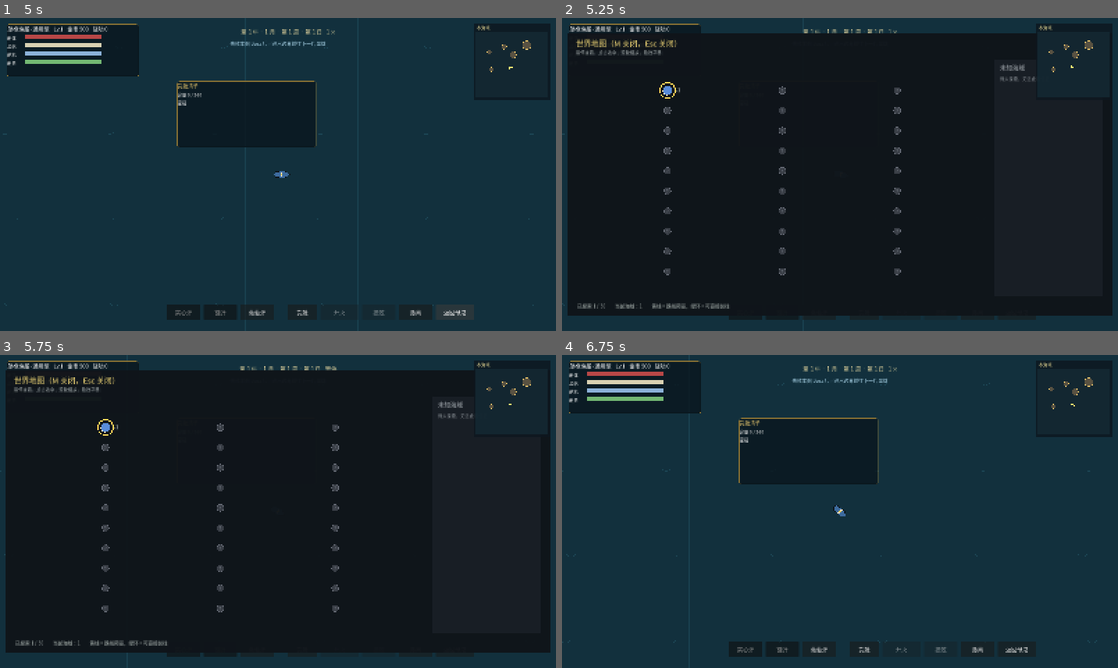
Above: before the commit, frames 1-4 (two rows, left to right).
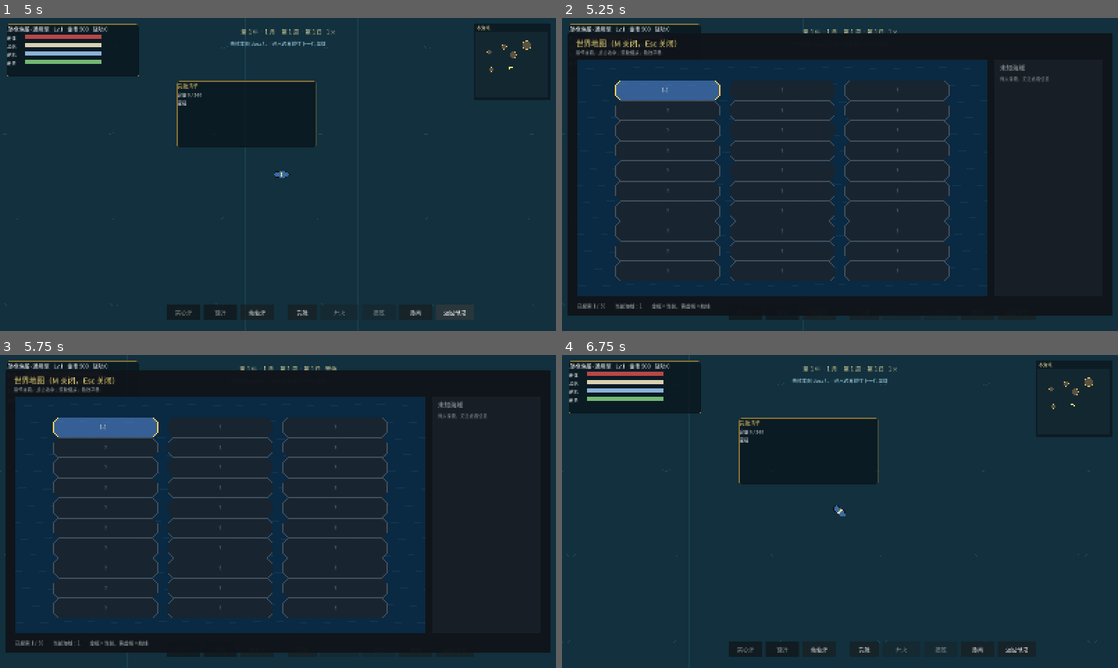
Above: after the commit, the same moments.

Repository: lucifermbbgh/OceanHero
Game: Godot game, scene res://scenes/sea/sea_scene.tscn
Two runs of this game, one before a commit and one after it. Both use one fixed random seed, a clock stepped at 60 frames per second and the inputs below. This scene is started directly instead of the project's main scene.
Inputs (mouse positions are in pixels of both pictures, inside the frame that each line leads up to):
- Up to frame 1 (5 s): click "实心弹" at 0.5 s; click "链弹" at 1.25 s; click "葡萄弹" at 2 s; click "货舱" at 2.75 s; click "撤离" at 3.5 s; click "返回母港" at 4.25 s
- Up to frame 2 (5.25 s): tap Enter at 5 s; move the mouse to (962, 158) at 5.02 s; hold D (steer_right) from 5.03 s (still down); tap M at 5.1 s; click (962, 158) at 5.17 s
- Up to frame 3 (5.75 s): keep holding D (steer_right); tap Space at 5.27 s; tap E at 5.3 s
- Up to frame 4 (6.75 s): release D (steer_right) at 5.75 s; tap Space at 5.75 s; drag from (840, 511) to (812, 574) at 5.77 s; tap Enter at 6.5 s; move the mouse to (895, 442) at 6.52 s; hold D (steer_right) from 6.53 s (still down); tap M at 6.6 s; click (895, 442) at 6.67 s

Frame 1 is identical in both runs. In frame 2, 25% of the frame differs, in the area x 2-99%, y 1-93%; in frame 3, 25%; in frame 4, nothing differs.

Commit message:
feat(1.6.1): 矢量世界地图（多边形海域 + 波纹背景 + 虚线航线）
- 海域从圆点改为切角矩形多边形，按势力填充
- 深蓝海底纹与波浪线，参考 5_regions 参考图
- 多边形命中、当前金框、选中青边
- 打开世界地图时隐藏小地图
- 版本号 1.6.1；单元 66 + 集成 1060 全绿

Diff:
--- a/project.godot
+++ b/project.godot
@@ -15,7 +15,7 @@
 run/main_scene="res://scenes/main.tscn"
 config/features=PackedStringArray("4.7", "GL Compatibility")
 config/icon="res://icon.svg"
-config/version="1.6.0"
+config/version="1.6.1"
 [autoload]
 
 EventBus="*res://scripts/core/event_bus.gd"
--- a/scripts/sea/sea_scene.gd
+++ b/scripts/sea/sea_scene.gd
@@ -1595,6 +1595,8 @@
 	if event is InputEventKey and event.pressed and not event.echo:
 		if event.keycode == KEY_ESCAPE and world_map != null and world_map.visible:
 			world_map.visible = false
+			if mini_map != null:
+				mini_map.visible = true
 			return
 		if event.keycode == KEY_ESCAPE and port_panel != null and port_panel.visible:
 			port_panel.visible = false
@@ -1603,6 +1605,9 @@
 			if world_map != null:
 				world_map.visible = not world_map.visible
 				world_map.refresh()
+				# 世界地图打开时隐藏小地图，避免遮挡右侧详情
+				if mini_map != null:
+					mini_map.visible = not world_map.visible
 			return
 		if event.keycode == KEY_E:
 			if port_panel != null and port_panel.visible:
--- a/scripts/ui/world_map.gd
+++ b/scripts/ui/world_map.gd
@@ -1,9 +1,8 @@
 extends Control
-## 1.5.5 世界地图（只读 + 交互增强）：悬停/选中/详情/缩放/拖拽/路线预览。
+## 1.6.1 世界地图（矢量区域版）：多边形海域 + 迷雾 + 悬停/选中/航线
 
 const MAP_RECT := Rect2(28, 76, 1180, 680)
 const INFO_RECT := Rect2(1228, 76, 312, 680)
-const NODE_R := 13.0
 
 var _nodes := 0
 var _hover := -1
@@ -13,7 +12,6 @@
 var _offset := Vector2.ZERO
 var _dragging := false
 var _drag_moved := false
-var _drag_from := Vector2.ZERO
 
 func _ready() -> void:
 	size = Vector2(1568, 812)
@@ -61,36 +59,45 @@
 			if event.pressed:
 				_dragging = true
 				_drag_moved = false
-				_drag_from = event.position
 			else:
 				_dragging = false
 				if not _drag_moved:
-					var h2 := _hit(event.position)
-					select_map(h2)
+					select_map(_hit(event.position))
 
 func _clamp_offset() -> void:
 	_offset.x = clampf(_offset.x, -MAP_RECT.size.x * 0.35, MAP_RECT.size.x * 0.35)
 	_offset.y = clampf(_offset.y, -MAP_RECT.size.y * 0.35, MAP_RECT.size.y * 0.35)
 
 func _hit(p: Vector2) -> int:
-	var best := -1
-	var best_d := NODE_R * 1.6
 	for i in range(1, 31):
-		var m: Resource = DataRegistry.get_map(i)
-		if m == null:
-			continue
-		var d := p.distance_to(_pos(m.world_pos))
-		if d < best_d:
-			best_d = d
-			best = i
-	return best
+		if Geometry2D.is_point_in_polygon(p, _cell_poly(i)):
+			return i
+	return -1
+
+## 以 world_pos 为中心生成「切角矩形」海域多边形（地图局部坐标）
+func _cell_poly(idx: int) -> PackedVector2Array:
+	var md: Resource = DataRegistry.get_map(idx)
+	if md == null:
+		return PackedVector2Array()
+	var c := _pos(md.world_pos)
+	var w := 300.0 * _zoom
+	var h := 56.0 * _zoom
+	var bx := w * 0.5
+	var by := h * 0.5
+	var cut := minf(18.0 * _zoom, minf(bx, by) * 0.5)
+	var pts := PackedVector2Array([
+		c + Vector2(-bx + cut, -by), c + Vector2(bx - cut, -by),
+		c + Vector2(bx, -by + cut), c + Vector2(bx, by - cut),
+		c + Vector2(bx - cut, by), c + Vector2(-bx + cut, by),
+		c + Vector2(-bx, by - cut), c + Vector2(-bx, -by + cut),
+	])
+	return pts
 
 func _compute_route(from_i: int, to_i: int) -> Array:
 	if from_i <= 0 or to_i <= 0 or from_i == to_i:
 		return []
 	if not GameState.is_map_explored(to_i):
 		return []
-	# 仅已探索且已解锁的节点参与寻路
 	var dist := {}
 	var prev := {}
 	var open: Array = [from_i]
@@ -137,63 +144,58 @@
 	draw_rect(INFO_RECT, Color(0.10, 0.12, 0.15, 0.9))
 	draw_rect(INFO_RECT, Color(0.35, 0.40, 0.45), false, 1.0)
 
-	# 连线
+	# 海域底色与波纹
+	draw_rect(MAP_RECT, Color(0.04, 0.16, 0.26))
+	for wv in range(14):
+		var y0 := MAP_RECT.position.y + 24.0 + float(wv) * 48.0
+		var pts := PackedVector2Array()
+		for sx in range(0, 40):
+			var x := MAP_RECT.position.x + float(sx) * (MAP_RECT.size.x / 39.0)
+			pts.append(Vector2(x, y0 + sin(float(sx) * 0.7 + float(wv)) * 3.0))
+		draw_polyline(pts, Color(0.12, 0.35, 0.48, 0.25), 1.0)
+
+	# 区域多边形
+	_nodes = 0
 	for i in range(1, 31):
-		if not GameState.is_map_explored(i):
-			continue
 		var md: Resource = DataRegistry.get_map(i)
 		if md == null:
 			continue
-		for nb in md.neighbors:
-			var j := int(nb)
-			if j <= i or j > 30 or not GameState.is_map_explored(j):
-				continue
-			var m2: Resource = DataRegistry.get_map(j)
-			if m2 == null:
-				continue
-			draw_line(_pos(md.world_pos), _pos(m2.world_pos), Color(0.35, 0.45, 0.50, 0.55), 1.5)
-
-	# 路线
+		_nodes += 1
+		var poly := _cell_poly(i)
+		if poly.size() < 3:
+			continue
+		var explored: bool = GameState.is_map_explored(i)
+		var fill := Color(0.10, 0.14, 0.18, 0.9)
+		var line := Color(0.30, 0.34, 0.38, 0.8)
+		if explored:
+			var base_col: Color = GameState.NATION_COLORS.get(String(md.nation), Color(0.45, 0.55, 0.6))
+			fill = Color(base_col.r, base_col.g, base_col.b, 0.55)
+			line = Color(base_col.r * 1.3, base_col.g * 1.3, base_col.b * 1.3, 0.9)
+		if i == _selected:
+			fill = Color(0.20, 0.55, 0.90, 0.55)
+			line = Color(0.45, 0.90, 1.0)
+		if i == _hover:
+			line = Color(1, 1, 1)
+		draw_colored_polygon(poly, fill)
+		var closed := poly.duplicate()
+		closed.append(poly[0])
+		draw_polyline(closed, line, 2.0)
+		if i == GameState.current_map:
+			draw_polyline(closed, Color(1.0, 0.82, 0.35), 3.0)
+		var c := _pos(md.world_pos)
+		if explored:
+			draw_string(font, c + Vector2(-18, 5), "%d-%d" % [(i - 1) / 3 + 1, (i - 1) % 3 + 1], HORIZONTAL_ALIGNMENT_LEFT, -1, 14, Color(0.95, 0.95, 0.9))
+		else:
+			draw_string(font, c + Vector2(-4, 5), "?", HORIZONTAL_ALIGNMENT_LEFT, -1, 14, Color(0.55, 0.58, 0.62))
+
+	# 航线（虚线）
 	if _route.size() >= 2:
 		for k in range(_route.size() - 1):
 			var ma: Resource = DataRegistry.get_map(int(_route[k]))
 			var mb: Resource = DataRegistry.get_map(int(_route[k + 1]))
-			if ma != null and mb != null:
-				draw_line(_pos(ma.world_pos), _pos(mb.world_pos), Color(1.0, 0.80, 0.30), 3.0)
-
-	# 节点
-	_nodes = 0
-	var reachable := GameState.travel_options()
-	for i2 in range(1, 31):
-		var m: Resource = DataRegistry.get_map(i2)
-		if m == null:
-			continue
-		_nodes += 1
-		var p := _pos(m.world_pos)
-		var explored: bool = GameState.is_map_explored(i2)
-		if explored:
-			var col: Color = GameState.NATION_COLORS.get(String(m.nation), Color(0.55, 0.55, 0.6))
-			draw_circle(p, NODE_R, col)
-			draw_circle(p, NODE_R, Color(0.95, 0.92, 0.80), false, 1.5)
-			var lv := (i2 - 1) / 3 + 1
-			var col_i := (i2 - 1) % 3 + 1
-			draw_string(font, p + Vector2(16, 5), "%d-%d" % [lv, col_i], HORIZONTAL_ALIGNMENT_LEFT, -1, 14, Color(0.9, 0.92, 0.88))
-			var is_reach := false
-			for o in reachable:
-				if int(o["index"]) == i2 and bool(o["unlocked"]):
-					is_reach = true
-			if is_reach:
-				draw_arc(p, NODE_R + 6.0, 0.0, TAU, 24, Color(0.45, 0.95, 0.60), 1.5)
-			if i2 == GameState.current_map:
-				draw_arc(p, NODE_R + 9.0, 0.0, TAU, 32, Color(1.0, 0.85, 0.35), 3.0)
-			if i2 == _selected:
-				draw_arc(p, NODE_R + 6.0, 0.0, TAU, 32, Color(0.40, 0.85, 1.0), 2.5)
-			if i2 == _hover:
-				draw_arc(p, NODE_R + 4.0, 0.0, TAU, 32, Color(1.0, 1.0, 1.0), 1.5)
-		else:
-			draw_circle(p, NODE_R - 3.0, Color(0.22, 0.24, 0.27))
-			draw_circle(p, NODE_R - 3.0, Color(0.38, 0.40, 0.44), false, 1.0)
-			draw_string(font, p + Vector2(-4, 5), "?", HORIZONTAL_ALIGNMENT_LEFT, -1, 13, Color(0.55, 0.58, 0.62))
+			if ma == null or mb == null:
+				continue
+			_dashed_line(_pos(ma.world_pos), _pos(mb.world_pos), Color(1.0, 0.80, 0.30), 3.0)
 
 	# 右侧详情
 	var ix := INFO_RECT.position.x + 16.0
@@ -202,8 +204,6 @@
 	if show_i > 0 and GameState.is_map_explored(show_i):
 		var sm: Resource = DataRegistry.get_map(show_i)
 		if sm != null:
-			var lv2 := (show_i - 1) / 3 + 1
-			var col2 := (show_i - 1) % 3 + 1
 			draw_string(font, Vector2(ix, iy), String(sm.display_name), HORIZONTAL_ALIGNMENT_LEFT, -1, 18, Color(0.95, 0.88, 0.60))
 			iy += 30
 			draw_string(font, Vector2(ix, iy), "势力：%s" % String(GameState.NATION_NAMES.get(String(sm.nation), "争夺")), HORIZONTAL_ALIGNMENT_LEFT, -1, 14, Color(0.82, 0.86, 0.84))
@@ -221,5 +221,17 @@
 		iy += 30
 		draw_string(font, Vector2(ix, iy), "尚未探索，无法查看信息", HORIZONTAL_ALIGNMENT_LEFT, -1, 13, Color(0.55, 0.58, 0.60))
 
-	var explored_n := GameState.explored_maps.size()
-	draw_string(font, Vector2(28, 790), "已探索 %d / 30　　当前海域：%d　　黄线 = 路线预览，绿环 = 可直接前往" % [explored_n, GameState.current_map], HORIZONTAL_ALIGNMENT_LEFT, -1, 14, Color(0.72, 0.76, 0.74))
+	draw_string(font, Vector2(28, 790), "已探索 %d / 30　　当前海域：%d　　金框 = 当前，黄虚线 = 航线" % [GameState.explored_maps.size(), GameState.current_map], HORIZONTAL_ALIGNMENT_LEFT, -1, 14, Color(0.72, 0.76, 0.74))
+
+func _dashed_line(a: Vector2, b: Vector2, col: Color, w: float) -> void:
+	var d := b - a
+	var len := d.length()
+	if len <= 0.0:
+		return
+	var dir := d / len
+	var seg := 14.0
+	var x := 0.0
+	while x < len:
+		var e := minf(x + seg, len)
+		draw_line(a + dir * x, a + dir * e, col, w)
+		x = e + 8.0
Binary file added: docs/screenshots/100-vector-map-clean.png
Binary file added: docs/screenshots/99-vector-world-map.png
Not shown, added: docs/版本文档/1.6.1-升级说明.md
